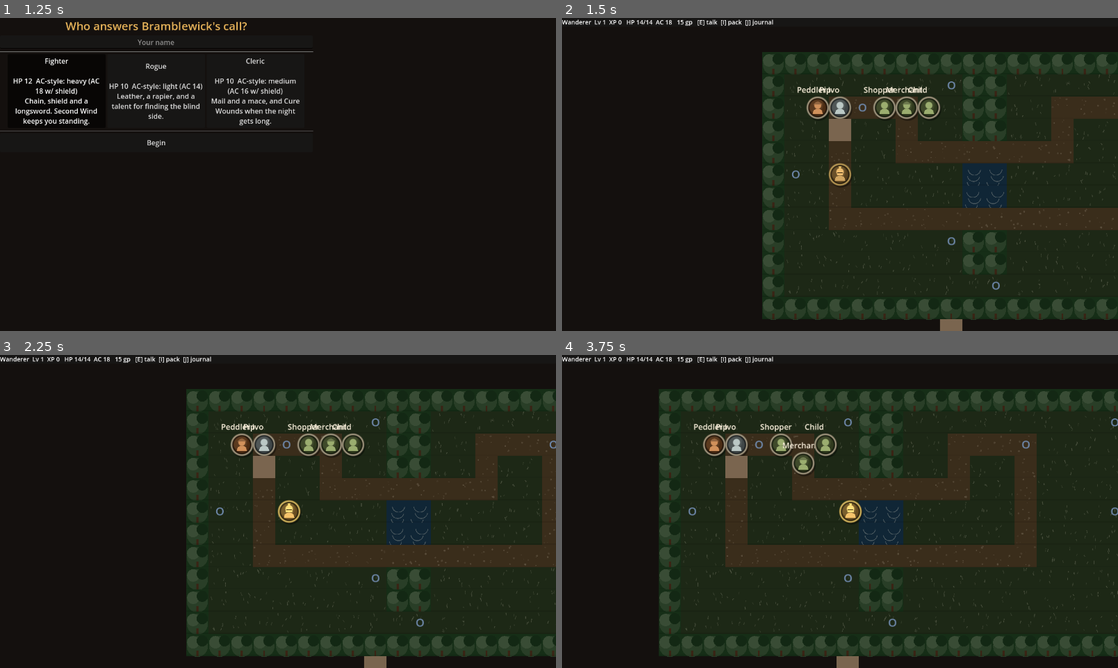
Above: before the commit, frames 1-4 (two rows, left to right).
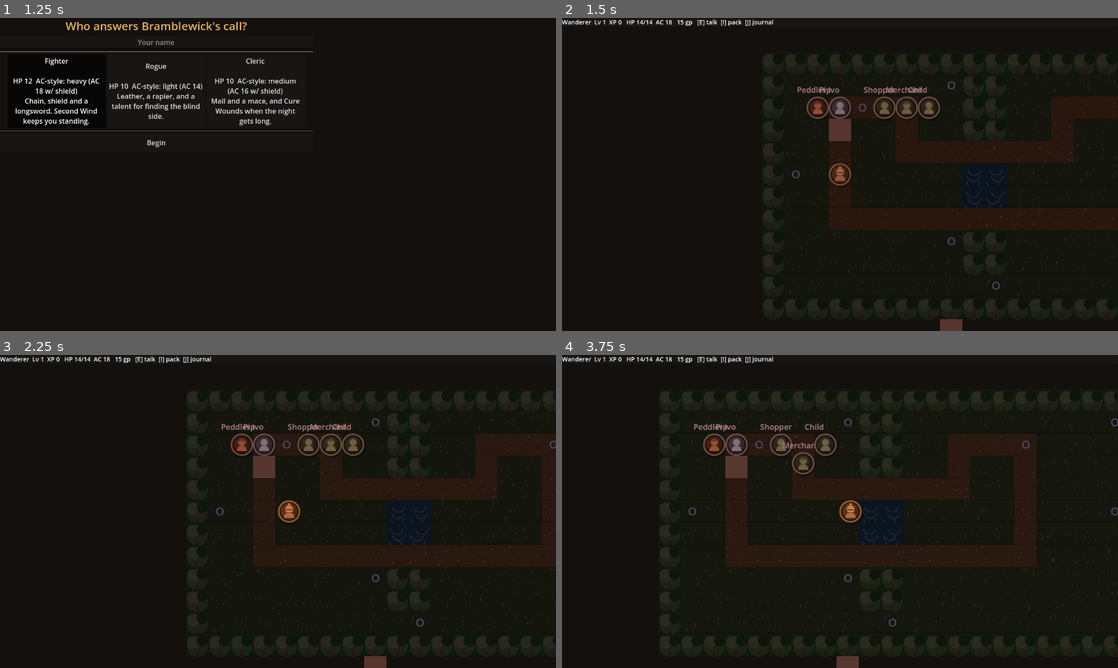
Above: after the commit, the same moments.

Repository: joshuaparris-max/bramblewick
Game: Godot game, scene res://scenes/main/main.tscn
The game is run twice, just before and just after one commit, with the same random seed, the same clock (stepped at 60 frames per second) and the same inputs.
Inputs (mouse positions are in pixels of both pictures, inside the frame that each line leads up to):
- Up to frame 1 (1.25 s): click "New Adventure" at 0.5 s
- Up to frame 2 (1.5 s): click "Begin" at 1.25 s
- Up to frame 3 (2.25 s): tap Enter at 2 s; move the mouse to (400, 495) at 2.02 s; hold D (move_right) from 2.03 s (still down); hold E (interact) from 2.03 s (still down); click (400, 495) at 2.17 s
- Up to frame 4 (3.75 s): tap Space at 2.27 s; release D (move_right) at 2.75 s; release E (interact) at 2.75 s; drag from (728, 527) to (878, 423) at 2.77 s; move the mouse to (895, 442) at 3.52 s; hold D (move_right) from 3.53 s (still down); hold E (interact) from 3.53 s (still down)

Frame 1 is identical in both runs. In frame 2, 11% of the frame differs, in the area x 36-100%, y 11-100%; in frame 3, 11%; in frame 4, 12%, in the area x 17-100%, y 11-100%.
Error in both runs: Attempt to call function 'instantiate' in base 'null instance' on a null instance. (res://scripts/maps/exploration.gd:23)

Commit message:
Implement Day/Night Cycle and Quest Tracker UI

Diff:
--- a/scenes/maps/exploration.tscn
+++ b/scenes/maps/exploration.tscn
@@ -1,6 +1,10 @@
-[gd_scene load_steps=2 format=3]
+[gd_scene load_steps=3 format=3]
 
 [ext_resource type="Script" path="res://scripts/maps/exploration.gd" id="1_s"]
+[ext_resource type="Script" path="res://scripts/maps/day_night_cycle.gd" id="2_d"]
 
 [node name="Exploration" type="Node2D"]
 script = ExtResource("1_s")
+
+[node name="DayNightCycle" type="CanvasModulate" parent="."]
+script = ExtResource("2_d")
--- a/scripts/core/event_bus.gd
+++ b/scripts/core/event_bus.gd
@@ -44,6 +44,7 @@
 signal combat_ended(victory: bool, spawn_key: String)
 
 # --- system ---
+signal time_changed(time_of_day: float)
 signal game_saved
 signal game_loaded
 signal toast(message: String)                   # small HUD notifications
--- a/scripts/core/game_state.gd
+++ b/scripts/core/game_state.gd
@@ -24,6 +24,23 @@
 var cleared_spawns: Dictionary = {}
 var pending_encounter: Dictionary = {}   # {"monster_id":..,"spawn_key":..} set before combat
 
+var time_of_day: float = 8.0  # 0 to 24 hours
+var _time_timer: Timer
+
+func _ready() -> void:
+	_time_timer = Timer.new()
+	_time_timer.wait_time = 1.0  # 1 real second = some in-game minutes
+	_time_timer.autostart = true
+	_time_timer.timeout.connect(_on_time_tick)
+	add_child(_time_timer)
+
+func _on_time_tick() -> void:
+	if pending_encounter.is_empty(): # rough heuristic for 'not in combat'
+		time_of_day += 0.05 # 20 seconds real-time = 1 in-game hour. 1 day = 8 minutes.
+		if time_of_day >= 24.0:
+			time_of_day -= 24.0
+		EventBus.time_changed.emit(time_of_day)
+
 func new_game(class_id: String, pname: String) -> void:
 	var c := Db.get_class_def(class_id)
 	flags = {}; reputation = {}; cleared_spawns = {}; pending_encounter = {}
@@ -43,7 +60,9 @@
 	player["hp"] = player["hp_max"]
 	current_map = "village_market"
 	player_pos = Vector2i(c.get("start_pos", [3, 5])[0], c.get("start_pos", [3, 5])[1])
+	time_of_day = 8.0 # Start at 8 AM
 	EventBus.state_changed.emit()
+	EventBus.time_changed.emit(time_of_day)
 
 func recalc_derived() -> void:
 	# AC and attack come from class base + equipped items. UI never computes rules.
@@ -129,6 +148,7 @@
 		"reputation": reputation.duplicate(true),
 		"current_map": current_map, "player_pos": [player_pos.x, player_pos.y],
 		"cleared_spawns": cleared_spawns.duplicate(true),
+		"time_of_day": time_of_day
 	}
 
 func import_state(data: Dictionary) -> void:
@@ -139,4 +159,6 @@
 	var p: Array = data.get("player_pos", [2, 2])
 	player_pos = Vector2i(int(p[0]), int(p[1]))
 	cleared_spawns = data.get("cleared_spawns", {})
+	time_of_day = data.get("time_of_day", 8.0)
 	EventBus.state_changed.emit()
+	EventBus.time_changed.emit(time_of_day)
--- /dev/null
+++ b/scripts/maps/day_night_cycle.gd
@@ -0,0 +1,26 @@
+extends CanvasModulate
+
+const DAWN_COLOR = Color(0.7, 0.5, 0.5)
+const DAY_COLOR = Color(1.0, 1.0, 1.0)
+const DUSK_COLOR = Color(0.6, 0.4, 0.6)
+const NIGHT_COLOR = Color(0.2, 0.2, 0.4)
+
+func _ready() -> void:
+    EventBus.time_changed.connect(_on_time_changed)
+    _on_time_changed(GameState.time_of_day)
+
+func _on_time_changed(time: float) -> void:
+    var c: Color
+    if time >= 5.0 and time < 8.0:
+        c = NIGHT_COLOR.lerp(DAWN_COLOR, (time - 5.0) / 3.0)
+    elif time >= 8.0 and time < 10.0:
+        c = DAWN_COLOR.lerp(DAY_COLOR, (time - 8.0) / 2.0)
+    elif time >= 10.0 and time < 17.0:
+        c = DAY_COLOR
+    elif time >= 17.0 and time < 19.0:
+        c = DAY_COLOR.lerp(DUSK_COLOR, (time - 17.0) / 2.0)
+    elif time >= 19.0 and time < 21.0:
+        c = DUSK_COLOR.lerp(NIGHT_COLOR, (time - 19.0) / 2.0)
+    else:
+        c = NIGHT_COLOR
+    color = c
--- a/scripts/ui/hud.gd
+++ b/scripts/ui/hud.gd
@@ -13,13 +13,19 @@
 var _toasts: VBoxContainer
 var _panel: PanelContainer
 var _panel_body: VBoxContainer
+var _quest_tracker: VBoxContainer
 
 func _ready() -> void:
 	layer = 5
 	_build_ui()
 	EventBus.state_changed.connect(_refresh)
 	EventBus.toast.connect(_toast)
+	EventBus.quest_started.connect(func(_id): _refresh_quests())
+	EventBus.quest_updated.connect(func(_id): _refresh_quests())
+	EventBus.quest_ready.connect(func(_id): _refresh_quests())
+	EventBus.quest_completed.connect(func(_id): _refresh_quests())
 	_refresh()
+	_refresh_quests()
 
 func _unhandled_input(event: InputEvent) -> void:
 	if event.is_action_pressed("open_inventory"):
@@ -45,6 +51,39 @@
 	tw.tween_interval(2.4)
 	tw.tween_property(l, "modulate:a", 0.0, 0.6)
 	tw.tween_callback(l.queue_free)
+
+func _refresh_quests() -> void:
+	for child in _quest_tracker.get_children():
+		child.queue_free()
+
+	var header := Label.new()
+	header.text = "Active Quests"
+	header.add_theme_color_override("font_color", Color("e8b45a"))
+	_quest_tracker.add_child(header)
+
+	var any := false
+	for quest_id in Db.quests:
+		var st := QuestManager.state_of(quest_id)
+		if st == "active" or st == "ready":
+			any = true
+			var q := Db.get_quest(quest_id)
+			var lbl := Label.new()
+			lbl.text = "• " + q.get("name", quest_id)
+			lbl.autowrap_mode = TextServer.AUTOWRAP_WORD_SMART
+			if st == "ready":
+				lbl.add_theme_color_override("font_color", Color("7fa05a"))
+			_quest_tracker.add_child(lbl)
+			var obj := Label.new()
+			obj.text = "  " + QuestManager.objective_text(quest_id)
+			obj.autowrap_mode = TextServer.AUTOWRAP_WORD_SMART
+			obj.add_theme_color_override("font_color", Color("c9c4b4"))
+			obj.add_theme_font_size_override("font_size", 13)
+			_quest_tracker.add_child(obj)
+
+	if not any:
+		_quest_tracker.hide()
+	else:
+		_quest_tracker.show()
 
 # ---------- panels ----------
 func _toggle_panel(filler: Callable) -> void:
@@ -144,6 +183,12 @@
 	_toasts.set_anchors_preset(Control.PRESET_CENTER_TOP)
 	_toasts.offset_top = 44.0
 	add_child(_toasts)
+	_quest_tracker = VBoxContainer.new()
+	_quest_tracker.set_anchors_preset(Control.PRESET_TOP_RIGHT)
+	_quest_tracker.offset_right = -16.0
+	_quest_tracker.offset_top = 44.0
+	_quest_tracker.custom_minimum_size.x = 240.0
+	add_child(_quest_tracker)
 	_panel = PanelContainer.new()
 	_panel.set_anchors_preset(Control.PRESET_CENTER)
 	_panel.custom_minimum_size = Vector2(560, 380)
